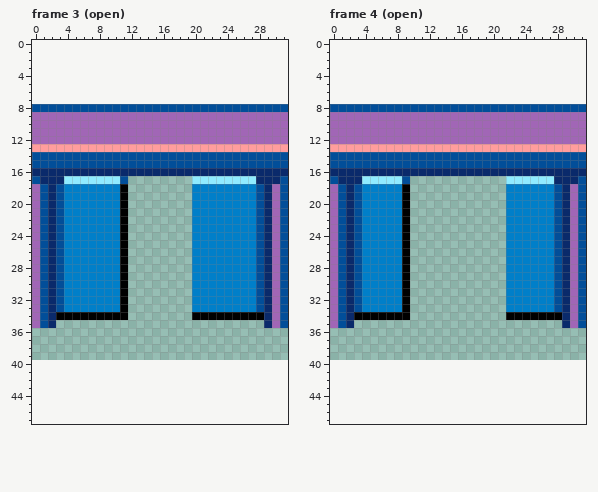
One commit to this pixel-art file: assets/sprites/elevator_door.ase. The first picture shows the starting point.
32x32 pixels, 12 frames. Shown: frame 3 (open), frame 4 (open). The old version is drawn lined up with the new one, on the new canvas. The commit also changed other frames, which this record leaves out.
The result:
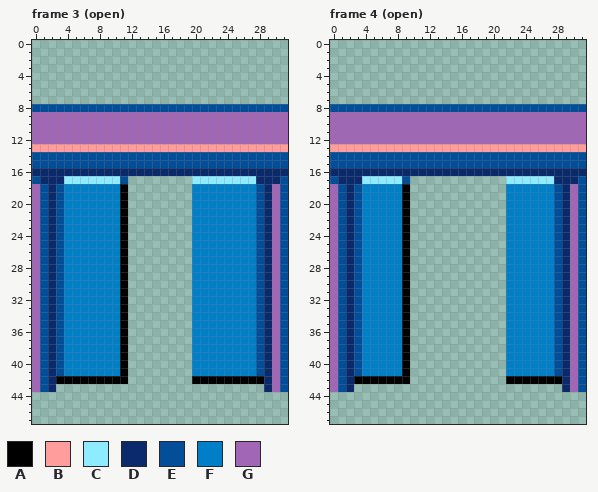
Palette (. is transparent): A #000000  B #ff9d9d  C #8febff  D #0a2a6b  E #024e99  F #007fc9  G #a166b6
The exact change:
canvas 32x32 -> 32x48, the old top-left corner now at 0,8
--- frame 3 (open)
@@ x 0..31 @@
 33 GEDEFFFFFFFA........FFFFFFFFEDGE
-34 GEDAAAAAAAAA........AAAAAAAAADGE
-35 GED..........................DGE
-36 ................................
-37 ................................
-38 ................................
-39 ................................
-40 ................................
-41 ................................
-42 ................................
-43 ................................
+34 GEDEFFFFFFFA........FFFFFFFFEDGE
+35 GEDEFFFFFFFA........FFFFFFFFEDGE
+36 GEDEFFFFFFFA........FFFFFFFFEDGE
+37 GEDEFFFFFFFA........FFFFFFFFEDGE
+38 GEDEFFFFFFFA........FFFFFFFFEDGE
+39 GEDEFFFFFFFA........FFFFFFFFEDGE
+40 GEDEFFFFFFFA........FFFFFFFFEDGE
+41 GEDEFFFFFFFA........FFFFFFFFEDGE
+42 GEDAAAAAAAAA........AAAAAAAAADGE
+43 GED..........................DGE
 44 ................................
--- frame 4 (open)
@@ x 0..31 @@
 33 GEDEFFFFFA............FFFFFFEDGE
-34 GEDAAAAAAA............AAAAAAADGE
-35 GED..........................DGE
-36 ................................
-37 ................................
-38 ................................
-39 ................................
-40 ................................
-41 ................................
-42 ................................
-43 ................................
+34 GEDEFFFFFA............FFFFFFEDGE
+35 GEDEFFFFFA............FFFFFFEDGE
+36 GEDEFFFFFA............FFFFFFEDGE
+37 GEDEFFFFFA............FFFFFFEDGE
+38 GEDEFFFFFA............FFFFFFEDGE
+39 GEDEFFFFFA............FFFFFFEDGE
+40 GEDEFFFFFA............FFFFFFEDGE
+41 GEDEFFFFFA............FFFFFFEDGE
+42 GEDAAAAAAA............AAAAAAADGE
+43 GED..........................DGE
 44 ................................
